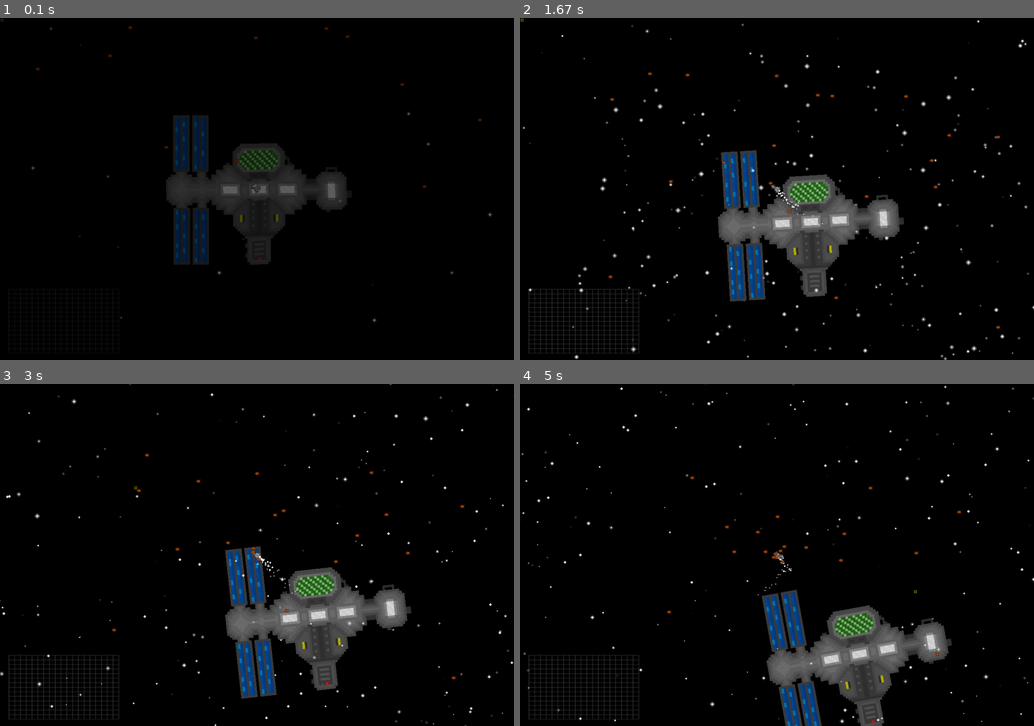
Above: before the commit, frames 1-4 (two rows, left to right).
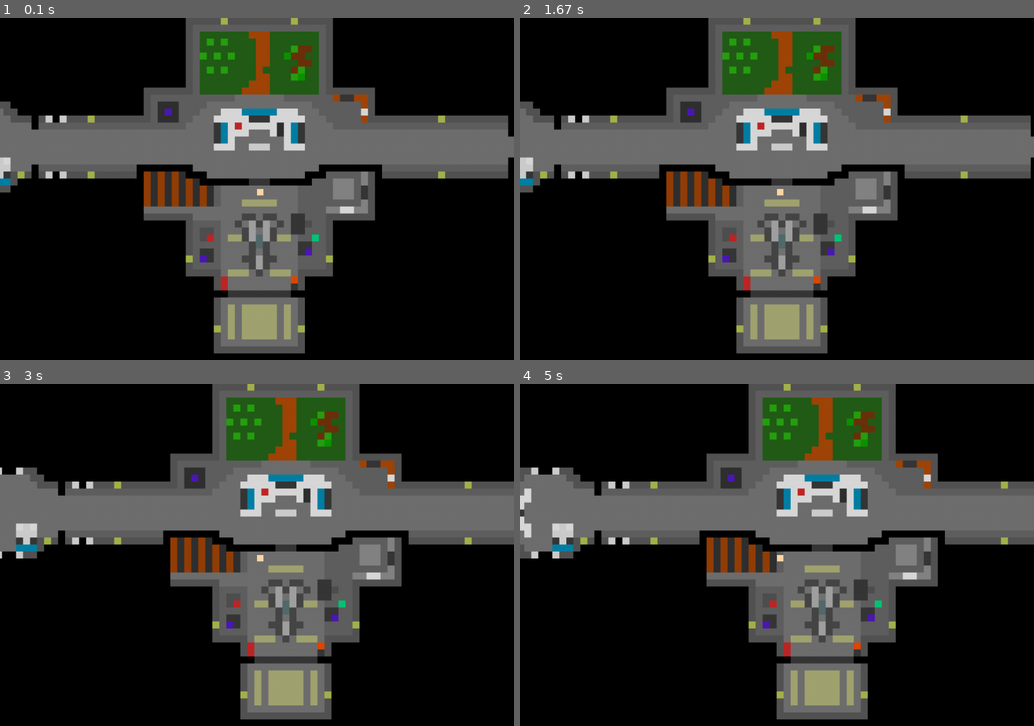
Above: after the commit, the same moments.

Repository: ztdnzunYT/Capstone-Project-2024
Game: pygame game, started from xzplore/xzplore.py
The game is run twice, just before and just after one commit, with the same random seed, the same clock (stepped at 60 frames per second) and the same inputs.
Inputs (mouse positions are in pixels of both pictures, inside the frame that each line leads up to):
- Up to frame 1 (0.1 s): no input
- Up to frame 2 (1.67 s): tap A at 0.33 s
- Up to frame 3 (3 s): hold A 1.67-2.13 s; move the mouse to (133, 486) at 1.7 s
- Up to frame 4 (5 s): tap A at 3.23, 3.63, 3.93, 4.13, 4.43, 4.57, 4.97 s; move the mouse to (617, 510) at 3.6 s; move the mouse to (890, 472) at 4.1 s; move the mouse to (627, 534) at 4.53 s; move the mouse to (915, 592) at 4.93 s

The runs differ from the first frame. In frame 1, 41% of the frame differs, in the area x 0-100%, y 0-99%; in frame 2, 41%; in frame 3, 42%; in frame 4, 44%, in the area x 0-100%, y 0-100%.

Commit message:
Update xzplore.py

Diff:
--- a/xzplore/xzplore.py
+++ b/xzplore/xzplore.py
@@ -1,6 +1,7 @@
 import pygame
 from pygame.sprite import Group
 pygame.init()
+pygame.mixer.init(buffer=2480)
 import math
 import random
 import sys
@@ -11,14 +12,16 @@
 SCREEN_HEIGHT = 800 #650
 FPS = 120
 BLACK  = (0,0,0)
+SPACESTATION_GREY = (50,50,50)
 screen = pygame.display.set_mode((SCREEN_WIDTH,SCREEN_HEIGHT),vsync=False)
-pygame.mouse.set_visible(False)
+pygame.mouse.set_visible(True)
 Clock = pygame.time.Clock()
 Game_State = "Space"
 
 class Sounds():
     lazer = pygame.mixer.Sound(os.path.join("sounds","laser-gun.mp3"))
     boom = pygame.mixer.Sound(os.path.join("sounds","boom.mp3"))
+
 
 class World_pos():
     world_startX = SCREEN_WIDTH/2
@@ -137,7 +140,6 @@
             self.position += dir * self.acceleration
             self.rect.center = self.position
 
-
         if pygame.mouse.get_pressed()[0]:
             self.acceleration +=0.01
         else:
@@ -158,7 +160,7 @@
         self.surf = pygame.transform.smoothscale(pygame.image.load(image).convert_alpha(),(500,500))
         self.rect = self.surf.get_rect()
         self.spacestation_inside = pygame.transform.smoothscale(pygame.image.load(os.path.join("assets","inside_spacestation.png")),(1800,900))
-        self.spacestation_inside_rect = self.spacestation_inside.get_rect(center=(SCREEN_WIDTH/2,SCREEN_WIDTH/2-190))
+        self.spacestation_inside_rect = self.spacestation_inside.get_rect(center=(SCREEN_WIDTH/2+30,SCREEN_WIDTH/2-200))
         self.x = x
         self.y = y
         self.center = (self.x,self.y)
@@ -166,7 +168,7 @@
         self.rot_surf = self.surf
         self.velocity = 0
         self.airlock = None
-
+        self.move_amount = 1.5
 
     def update(self,angle):
 
@@ -194,7 +196,6 @@
         self.x += dx
         self.y +=dy
 
-
     def spin(self):
         self.angle +=1
         angle = math.radians(self.angle)
@@ -205,6 +206,13 @@
         screen.blit(self.rot_surf,self.rect)
         surf = pygame.Surface((200,200),pygame.SRCALPHA)
         self.airlock = surf.get_rect(center=(self.x,self.y))
+
+    def move(self):
+        keys = pygame.key.get_pressed()
+        if Game_State == "Spacestation":
+            if keys[pygame.K_a]:
+                self.spacestation_inside_rect.x += self.move_amount
+
 
 class Rocket_smoke():
 
@@ -484,7 +492,6 @@
         if Game_State == "SpaceStation" :
             self.transparecy +=1
 
-
 planet = Planet((3000,-1000),os.path.join("assets","desert_planet.png"),1500,(0,223,135),720/2,20)
 crosshair = Crosshair(0,0,30,os.path.join("assets","crosshair.png"))
 spaceship = Spaceship(os.path.join("assets","spaceship.png"),SCREEN_WIDTH/2,SCREEN_HEIGHT/2,55)
@@ -506,6 +513,8 @@
     mouse_pos = pygame.mouse.get_pos()
 
     if Game_State == "Space":
+        #Sounds.space_background_noise.play(loops=0)
+
 
 
         if len(background_stars) < 150:
@@ -594,16 +603,21 @@
         crosshair.draw()
         crosshair.update(pygame.mouse.get_pos())
 
-    #Game_State = "Spacestation"
-    #transition_screen.transparecy = 0
+    Game_State = "Spacestation"
+    transition_screen.transparecy = 0
 
     if Game_State == "Spacestation":
 
         screen.blit(space_station.spacestation_inside,space_station.spacestation_inside_rect)
-        pygame.draw.rect(screen,(255,214,164),(300,300,15,15))
+        pygame.draw.rect(screen,(255,214,164),(SCREEN_WIDTH/2,SCREEN_HEIGHT/2,15,15))
+        space_station.move()
 
     transition_screen.update(spaceship)
 
+
+    pixel_color = screen.get_at((mouse_pos))
+    if pixel_color == BLACK:
+        print(SPACESTATION_GREY)
 
     Clock.tick(FPS)
     pygame.display.flip()
